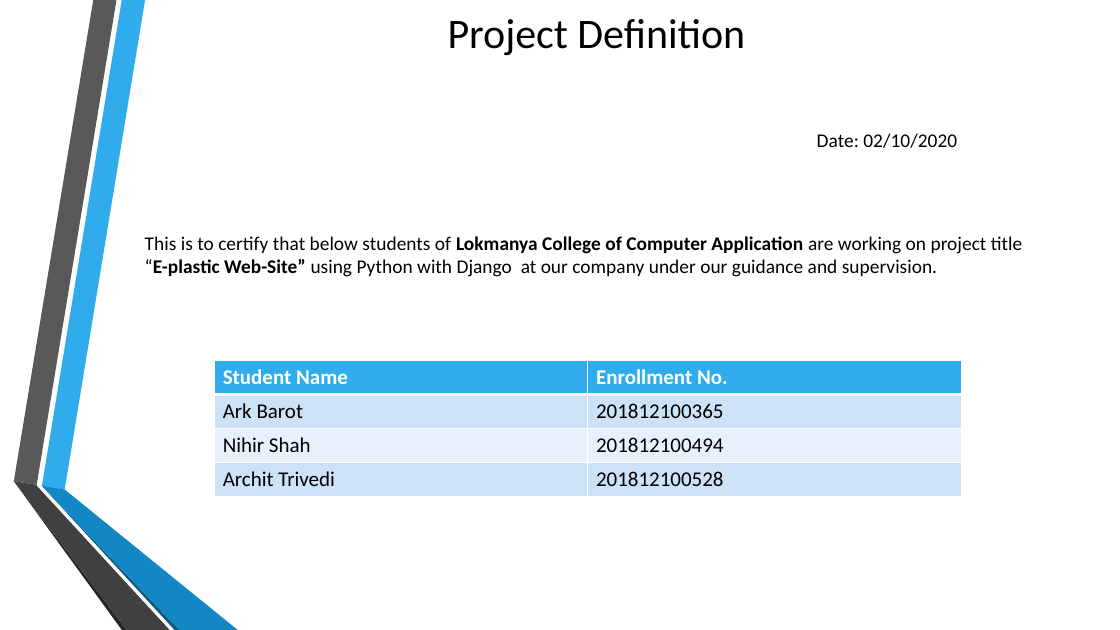
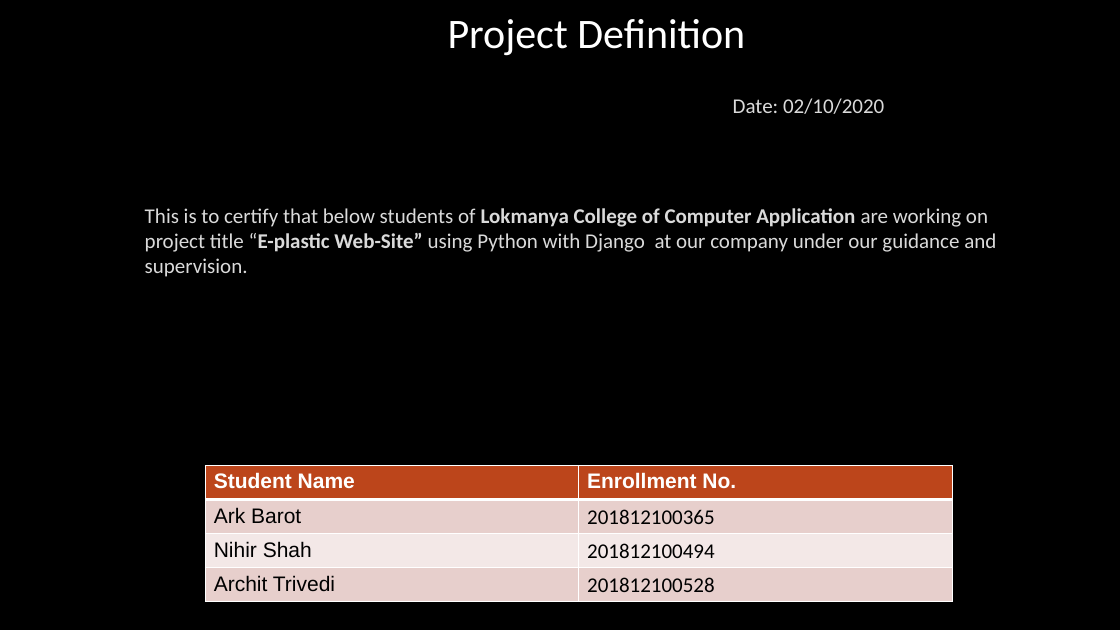
Before and after one commit to specty-ns/e-Plastic, a slide deck: slide 7 of INTRODUCTION (1).pptx (slide 5 before the commit). Drawn at 1120x630 pixels with LibreOffice and Linux fonts; fonts in the diff are those of the drawing; background and template pictures are left out. Boxes give left, top, right and bottom in pixels: in the first picture for what was removed or moved away, otherwise in the second. Text is boxed around its words. In the diff, an @@ line names an element or a change of style, - is before the commit and + after.

```diff
--- a/INTRODUCTION (1).pptx
+++ b/INTRODUCTION (1).pptx
@@ title "Project Definition" at <box>448,19,745,56</box>: text colour #000000 to #FFFFFF @@
@@ text "Date: 02/10/2020" at <box>145,98,996,277</box>: size 16.6 to 18 pt, text colour #000000 to #DADADA, letter outline none to #404040 0.75 pt; vertical alignment middle to top @@
@@ table at <box>206,465,952,602</box> @@
@@ fill #30ACEC to #BC451B in row 1 @@
@@ fill #CDE3F8 to #E7CFCD in 4 cells @@
@@ fill #E8F1FB to #F3E9E8 in row 3 @@
@@ font Calibri to Arial in "Student Name", "Enrollment No.", "Ark Barot", "Nihir Shah" and 1 more places @@
@@ table: place and size @@
-table at <box>214,360,960,497</box>
+table at <box>206,465,952,602</box>
@@ group removed at <box>13,0,238,630</box>: 6 freeform shapes @@
```
Also in this commit, not shown: 33 other slides changed, 6 slides added, 1 slide removed, 1 other file.
